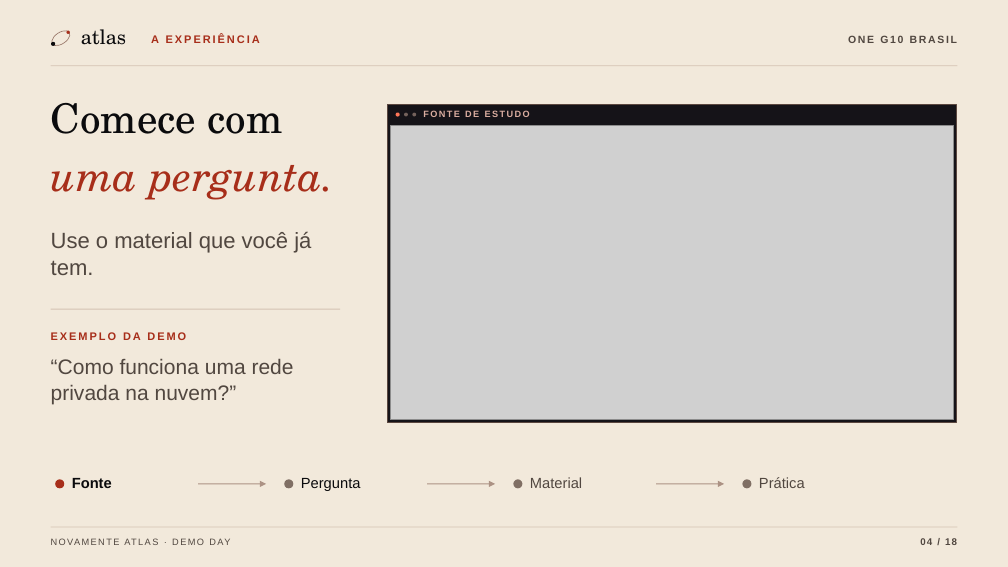
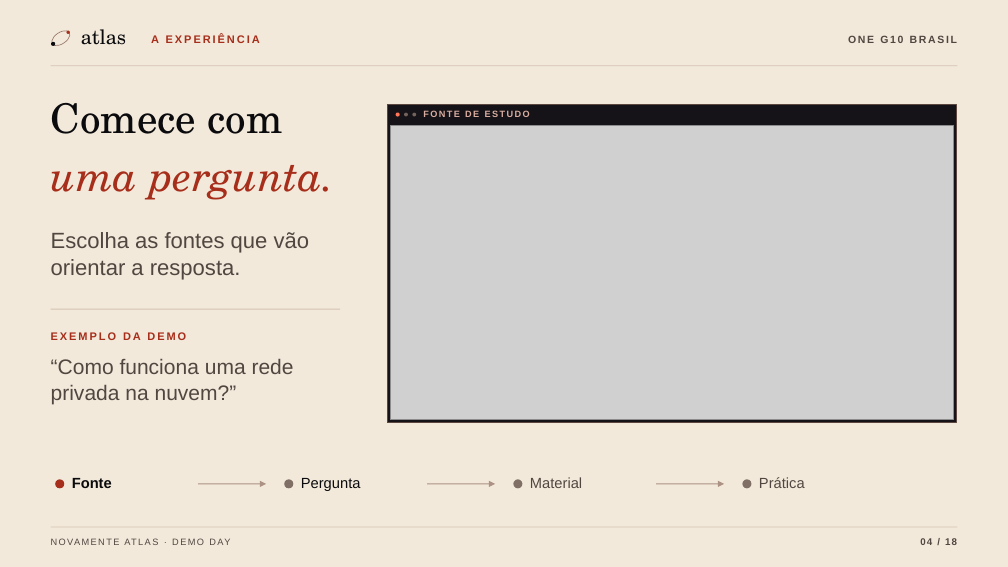
Before and after one commit to Oracle-hackatom-g10-team-4/Nova-mente-Solution, a slide deck: slide 4 of NovaMente-Atlas-Demo-Day-Estudo-e-Treinamento.pptx. Drawn at 1008x567 pixels with LibreOffice and Linux fonts; fonts in the diff are those of the drawing; grey boxes stand for pictures. Boxes give left, top, right and bottom in pixels: in the first picture for what was removed or moved away, otherwise in the second. Text is boxed around its words. In the diff, an @@ line names an element or a change of style, - is before the commit and + after.

```diff
--- a/NovaMente-Atlas-Demo-Day-Estudo-e-Treinamento.pptx
+++ b/NovaMente-Atlas-Demo-Day-Estudo-e-Treinamento.pptx
@@ text at bbox=[51, 232, 310, 280]: text changed @@
-Use o material que você já tem.
+Escolha as fontes que vão orientar a resposta.
```
Also in this commit, not shown: 3 other slides changed.
